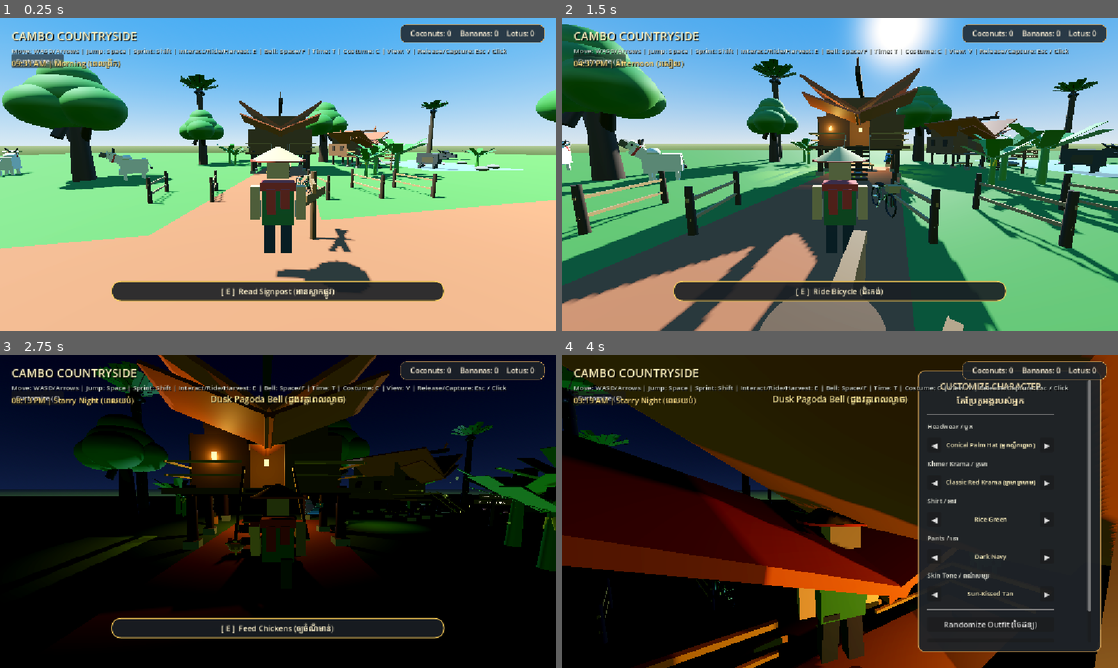
Above: before the commit, frames 1-4 (two rows, left to right).
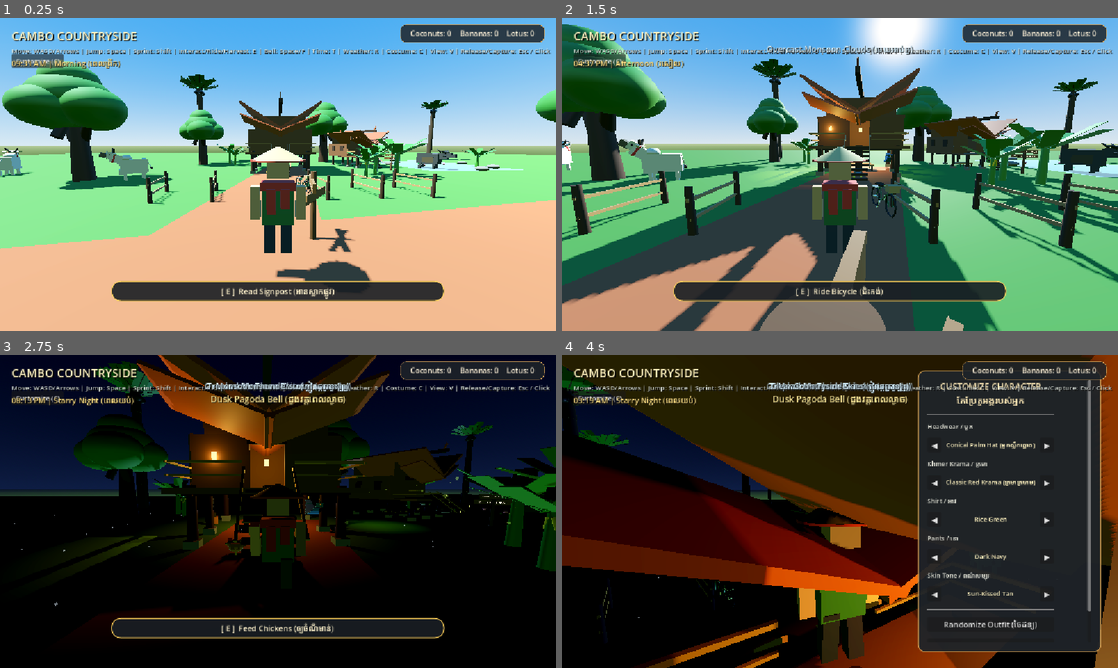
Above: after the commit, the same moments.

Repository: sreylinpo4-oss/cambo-countryside
Game: Godot game, scene res://Main.tscn
Two runs of this game, one before a commit and one after it. Both use one fixed random seed, a clock stepped at 60 frames per second and the inputs below.
Inputs (mouse positions are in pixels of both pictures, inside the frame that each line leads up to):
- Up to frame 1 (0.25 s): no input
- Up to frame 2 (1.5 s): tap Enter (ui_accept) at 0.5, 0.77, 1.07 s; move the mouse to (867, 174) at 0.52 s; hold Up (ui_up) from 0.53 s (still down); tap R at 0.6 s; click (867, 174) at 0.67 s; tap T at 0.8, 1.35 s; move the mouse to (812, 174) at 1.27 s; click (812, 174) at 1.42 s
- Up to frame 3 (2.75 s): keep holding Up (ui_up); tap Enter (ui_accept) at 1.52, 1.82 s; tap R at 1.55, 2.1 s; move the mouse to (289, 505) at 2.02 s; click (289, 505) at 2.17 s; tap T at 2.3 s
- Up to frame 4 (4 s): keep holding Up (ui_up); move the mouse to (834, 517) at 2.77 s; tap T at 2.85, 3.8 s; click (834, 517) at 2.92 s; tap Enter (ui_accept) at 3.02, 3.32, 3.77 s; tap R at 3.05 s; move the mouse to (878, 514) at 3.52 s; tap C at 3.6 s; click (878, 514) at 3.67 s

The runs differ from the first frame. In frame 1, 0.4% of the frame differs, in the area x 61-100%, y 9-12%; in frame 2, 0.8%; in frame 3, 0.8%; in frame 4, 0.8%, in the area x 13-100%, y 8-84%.

Commit message:
Step 2: Add Tropical Monsoon weather system with dynamic rain, splashes, synthesized thunder, lightning, and R key toggle

Diff:
--- a/main.gd
+++ b/main.gd
@@ -11,9 +11,11 @@
 const CountrysideFireflies = preload("res://scripts/fireflies.gd")
 const CountrysideSmokeFX = preload("res://scripts/smoke_fx.gd")
 const CountrysideSignpost = preload("res://scripts/signpost.gd")
+const WeatherSystem = preload("res://scripts/weather_system.gd")
 
 # Cambo Countryside - Main World Controller
 var day_night: DayNightCycle
+var weather: WeatherSystem
 var time_label: Label
 var player_ref: Node
 
@@ -21,8 +23,9 @@
 	# 1. Initialize Audio Synthesizer (SFX & Day/Night Ambiance)
 	AudioSynth.init_audio(self)
 
-	# 2. Setup Dynamic Day / Night Cycle
+	# 2. Setup Dynamic Day / Night Cycle & Tropical Weather
 	_setup_day_night()
+	_setup_weather()
 
 	# 3. Setup World Entities
 	_spawn_bicycle()
@@ -49,6 +52,16 @@
 
 	day_night.setup(dir_light, world_env)
 	day_night.time_changed.connect(_on_time_changed)
+
+
+func _setup_weather() -> void:
+	weather = WeatherSystem.new()
+	weather.name = "WeatherSystem"
+	add_child(weather)
+
+	var dir_light = get_node_or_null("DirectionalLight3D") as DirectionalLight3D
+	var world_env = get_node_or_null("WorldEnvironment") as WorldEnvironment
+	weather.setup(dir_light, world_env)
 
 
 func _on_time_changed(time_str: String, is_night: bool) -> void:
@@ -93,7 +106,7 @@
 	var hint = vbox.get_node_or_null("HintLabel") as Label
 	if hint:
 		hint.mouse_filter = Control.MOUSE_FILTER_IGNORE
-		hint.text = "Move: WASD/Arrows | Jump: Space | Sprint: Shift | Interact/Ride/Harvest: E | Bell: Space/F | Time: T | Costume: C | View: V | Release/Capture: Esc / Click"
+		hint.text = "Move: WASD/Arrows | Jump: Space | Sprint: Shift | Interact/Ride/Harvest: E | Bell: Space/F | Time: T | Weather: R | Costume: C | View: V | Release/Capture: Esc / Click"
 
 
 func _spawn_bicycle() -> void:
--- a/player.gd
+++ b/player.gd
@@ -678,6 +678,12 @@
 			var parent_node = get_parent()
 			if parent_node and parent_node.get("day_night") != null:
 				parent_node.day_night.advance_time(3.5)
+			return
+		elif event.keycode == KEY_R:
+			# Cycle weather (Clear -> Overcast -> Monsoon Rain -> Thunderstorm)
+			var parent_node = get_parent()
+			if parent_node and parent_node.get("weather") != null:
+				parent_node.weather.cycle_weather()
 			return
 
 	# When customizing, mouse drag spins the character
--- a/scripts/audio_synth.gd
+++ b/scripts/audio_synth.gd
@@ -6,6 +6,7 @@
 static var sfx_players: Array[AudioStreamPlayer] = []
 static var ambient_day_player: AudioStreamPlayer
 static var ambient_night_player: AudioStreamPlayer
+static var ambient_rain_player: AudioStreamPlayer
 
 const MIX_RATE: int = 22050
 
@@ -25,6 +26,8 @@
 	sound_cache["ambient_day"] = _synth_ambient_day()
 	sound_cache["ambient_night"] = _synth_ambient_night()
 	sound_cache["pagoda_bell"] = _synth_pagoda_bell()
+	sound_cache["rain"] = _synth_rain()
+	sound_cache["thunder"] = _synth_thunder()
 
 	# Create pool of AudioStreamPlayers
 	for i in range(8):
@@ -48,6 +51,14 @@
 	ambient_night_player.volume_db = -80.0
 	parent.add_child(ambient_night_player)
 	ambient_night_player.play()
+
+	# Ambient rain player
+	ambient_rain_player = AudioStreamPlayer.new()
+	ambient_rain_player.name = "Ambient_Rain"
+	ambient_rain_player.stream = sound_cache["rain"]
+	ambient_rain_player.volume_db = -80.0
+	parent.add_child(ambient_rain_player)
+	ambient_rain_player.play()
 
 
 static func play(sound_name: String, volume_db: float = -4.0, pitch_scale: float = 1.0) -> void:
@@ -79,6 +90,16 @@
 		ambient_night_player.volume_db = night_db
 
 
+static func update_rain(rain_factor: float) -> void:
+	if ambient_rain_player:
+		if rain_factor > 0.02:
+			if not ambient_rain_player.playing:
+				ambient_rain_player.play()
+			ambient_rain_player.volume_db = lerp(-50.0, -8.0, rain_factor)
+		else:
+			ambient_rain_player.volume_db = -80.0
+
+
 # --- Waveform Synthesizers ---
 
 static func _build_wav(total_samples: int, loop: bool = false) -> AudioStreamWAV:
@@ -408,3 +429,63 @@
 	var wav = _build_wav(total_samples)
 	wav.data = data
 	return wav
+
+
+static func _synth_rain() -> AudioStreamWAV:
+	# 4-second seamless looped tropical rain patter
+	var duration = 4.0
+	var total_samples = int(MIX_RATE * duration)
+	var data = PackedByteArray()
+	data.resize(total_samples * 2)
+
+	var last_val = 0.0
+	for i in range(total_samples):
+		# Low-pass pink noise filter for soft rainfall
+		var white = randf_range(-1.0, 1.0)
+		last_val = (last_val * 0.88) + (white * 0.12)
+
+		# Droplet patter clicks
+		var droplet = 0.0
+		if (i % 340) == 0 and randf() > 0.45:
+			droplet = randf_range(-0.4, 0.4)
+
+		var val = clampf(last_val * 0.65 + droplet * 0.35, -1.0, 1.0)
+		var ival = clampi(int(val * 28000.0), -32768, 32767)
+		var uval = ival if ival >= 0 else ival + 65536
+		data[i * 2] = uval & 0xFF
+		data[i * 2 + 1] = (uval >> 8) & 0xFF
+
+	var wav = _build_wav(total_samples, true)
+	wav.data = data
+	return wav
+
+
+static func _synth_thunder() -> AudioStreamWAV:
+	# Deep, reverberating tropical thunder rumble
+	var duration = 3.6
+	var total_samples = int(MIX_RATE * duration)
+	var data = PackedByteArray()
+	data.resize(total_samples * 2)
+
+	var low_state = 0.0
+	for i in range(total_samples):
+		var t = float(i) / MIX_RATE
+		var env = exp(-t * 0.88)
+
+		var white = randf_range(-1.0, 1.0)
+		low_state = (low_state * 0.93) + (white * 0.07)
+
+		# Sub-bass rumble frequencies (42Hz, 68Hz)
+		var sub1 = sin(2.0 * PI * 42.0 * t + sin(t * 14.0) * 0.7) * 0.55
+		var sub2 = sin(2.0 * PI * 68.0 * t) * 0.35
+
+		var val = (low_state * 1.6 + sub1 + sub2) * env
+		val = clampf(val * 0.62, -1.0, 1.0)
+		var ival = clampi(int(val * 32000.0), -32768, 32767)
+		var uval = ival if ival >= 0 else ival + 65536
+		data[i * 2] = uval & 0xFF
+		data[i * 2 + 1] = (uval >> 8) & 0xFF
+
+	var wav = _build_wav(total_samples)
+	wav.data = data
+	return wav
--- /dev/null
+++ b/scripts/weather_system.gd
@@ -0,0 +1,288 @@
+extends Node3D
+class_name WeatherSystem
+
+enum WeatherState {
+	CLEAR = 0,
+	OVERCAST = 1,
+	MONSOON_RAIN = 2,
+	THUNDERSTORM = 3
+}
+
+const AudioSynth = preload("res://scripts/audio_synth.gd")
+
+@export var current_weather: WeatherState = WeatherState.CLEAR
+@export var auto_change_weather: bool = true
+@export var change_interval: float = 180.0 # Change weather every ~3 mins automatically
+
+var weather_timer: float = 0.0
+var rain_intensity: float = 0.0 # 0.0 to 1.0 (smooth blend)
+var rain_particles: GPUParticles3D
+var splash_particles: GPUParticles3D
+var lightning_timer: float = 0.0
+var next_lightning_time: float = 8.0
+var is_flashing: bool = false
+var flash_timer: float = 0.0
+
+var dir_light: DirectionalLight3D
+var world_env: WorldEnvironment
+var original_light_energy: float = 1.35
+var original_light_color: Color = Color(1.0, 0.96, 0.88)
+
+var player_node: Node = null
+
+signal weather_changed(new_state: WeatherState, state_name: String)
+
+func _ready() -> void:
+	name = "WeatherSystem"
+	_create_rain_particles()
+	_create_splash_particles()
+
+
+func setup(p_light: DirectionalLight3D, p_env: WorldEnvironment) -> void:
+	dir_light = p_light
+	world_env = p_env
+	if dir_light:
+		original_light_energy = dir_light.light_energy
+		original_light_color = dir_light.light_color
+
+
+func _create_rain_particles() -> void:
+	rain_particles = GPUParticles3D.new()
+	rain_particles.name = "RainStreaks"
+	rain_particles.amount = 450
+	rain_particles.lifetime = 1.2
+	rain_particles.preprocess = 0.5
+	rain_particles.speed_scale = 1.2
+	rain_particles.explosiveness = 0.0
+	rain_particles.randomness = 0.3
+
+	var pmat := ParticleProcessMaterial.new()
+	pmat.emission_shape = ParticleProcessMaterial.EMISSION_SHAPE_BOX
+	pmat.emission_box_extents = Vector3(22.0, 1.0, 22.0)
+	# Falling fast with wind angle (South-East drift)
+	pmat.direction = Vector3(0.18, -1.0, 0.12).normalized()
+	pmat.spread = 4.0
+	pmat.initial_velocity_min = 22.0
+	pmat.initial_velocity_max = 28.0
+	pmat.color = Color(0.85, 0.92, 1.0, 0.55)
+	rain_particles.process_material = pmat
+
+	# Needle / streak mesh for realistic rain drops
+	var drop_mesh := CylinderMesh.new()
+	drop_mesh.top_radius = 0.012
+	drop_mesh.bottom_radius = 0.012
+	drop_mesh.height = 0.65
+	drop_mesh.radial_segments = 4
+
+	var mat := StandardMaterial3D.new()
+	mat.shading_mode = BaseMaterial3D.SHADING_MODE_UNSHADED
+	mat.albedo_color = Color(0.85, 0.92, 1.0, 0.45)
+	mat.transparency = BaseMaterial3D.TRANSPARENCY_ALPHA
+	drop_mesh.material = mat
+	rain_particles.draw_pass_1 = drop_mesh
+
+	rain_particles.emitting = false
+	add_child(rain_particles)
+
+
+func _create_splash_particles() -> void:
+	splash_particles = GPUParticles3D.new()
+	splash_particles.name = "RainSplashes"
+	splash_particles.amount = 180
+	splash_particles.lifetime = 0.35
+	splash_particles.explosiveness = 0.0
+	splash_particles.randomness = 0.5
+
+	var pmat := ParticleProcessMaterial.new()
+	pmat.emission_shape = ParticleProcessMaterial.EMISSION_SHAPE_BOX
+	pmat.emission_box_extents = Vector3(20.0, 0.1, 20.0)
+	pmat.direction = Vector3(0, 1, 0)
+	pmat.spread = 60.0
+	pmat.initial_velocity_min = 1.2
+	pmat.initial_velocity_max = 2.4
+	pmat.gravity = Vector3(0, -9.8, 0)
+	pmat.color = Color(0.88, 0.94, 1.0, 0.45)
+	splash_particles.process_material = pmat
+
+	var sp_mesh := SphereMesh.new()
+	sp_mesh.radius = 0.03
+	sp_mesh.height = 0.06
+	sp_mesh.radial_segments = 4
+	sp_mesh.rings = 3
+
+	var mat := StandardMaterial3D.new()
+	mat.shading_mode = BaseMaterial3D.SHADING_MODE_UNSHADED
+	mat.albedo_color = Color(0.88, 0.94, 1.0, 0.4)
+	mat.transparency = BaseMaterial3D.TRANSPARENCY_ALPHA
+	sp_mesh.material = mat
+	splash_particles.draw_pass_1 = sp_mesh
+
+	splash_particles.emitting = false
+	add_child(splash_particles)
+
+
+func _process(delta: float) -> void:
+	# Keep rain volume centered around player camera
+	if not player_node or not is_instance_valid(player_node):
+		player_node = get_tree().get_first_node_in_group("player")
+		if not player_node:
+			var root = get_tree().current_scene
+			if root and root.has_node("player"):
+				player_node = root.get_node("player")
+
+	if player_node and is_instance_valid(player_node):
+		var target_pos = player_node.global_position
+		if rain_particles:
+			rain_particles.global_position = Vector3(target_pos.x, target_pos.y + 14.0, target_pos.z)
+		if splash_particles:
+			splash_particles.global_position = Vector3(target_pos.x, 0.05, target_pos.z)
+
+	# Automatic weather cycle
+	if auto_change_weather:
+		weather_timer += delta
+		if weather_timer >= change_interval:
+			weather_timer = 0.0
+			_next_random_weather()
+
+	# Target rain intensity based on state
+	var target_intensity = 0.0
+	match current_weather:
+		WeatherState.CLEAR:
+			target_intensity = 0.0
+		WeatherState.OVERCAST:
+			target_intensity = 0.05
+		WeatherState.MONSOON_RAIN:
+			target_intensity = 0.75
+		WeatherState.THUNDERSTORM:
+			target_intensity = 1.0
+
+	rain_intensity = move_toward(rain_intensity, target_intensity, delta * 0.45)
+
+	# Update particle emissions
+	var is_raining = rain_intensity > 0.15
+	if rain_particles:
+		rain_particles.emitting = is_raining
+		var pmat = rain_particles.process_material as ParticleProcessMaterial
+		if pmat:
+			pmat.color.a = rain_intensity * 0.65
+	if splash_particles:
+		splash_particles.emitting = rain_intensity > 0.35
+
+	# Update Audio
+	AudioSynth.update_rain(rain_intensity)
+
+	# Lightning & Thunder in Thunderstorm
+	if current_weather == WeatherState.THUNDERSTORM:
+		_process_thunderstorm(delta)
+
+	# Lightning flash decay
+	if is_flashing:
+		flash_timer -= delta
+		if flash_timer <= 0.0:
+			is_flashing = false
+			_reset_lightning_flash()
+
+
+func _process_thunderstorm(delta: float) -> void:
+	lightning_timer += delta
+	if lightning_timer >= next_lightning_time:
+		lightning_timer = 0.0
+		next_lightning_time = randf_range(7.0, 16.0)
+		_trigger_lightning()
+
+
+func _trigger_lightning() -> void:
+	is_flashing = true
+	flash_timer = randf_range(0.08, 0.18)
+
+	# Intense blue-white sky and light burst
+	if dir_light:
+		dir_light.light_color = Color(0.9, 0.95, 1.0)
+		dir_light.light_energy = 4.2
+
+	# Delayed thunder boom based on distance (0.4s to 1.2s delay)
+	var delay = randf_range(0.4, 1.2)
+	var tw = create_tween()
+	tw.tween_interval(delay)
+	tw.tween_callback(func(): AudioSynth.play("thunder", 4.0, randf_range(0.92, 1.08)))
+
+
+func _reset_lightning_flash() -> void:
+	if dir_light:
+		# Return to stormy dimmed lighting
+		dir_light.light_color = Color(0.68, 0.72, 0.82)
+		dir_light.light_energy = 0.65
+
+
+func cycle_weather() -> void:
+	var next_val = (int(current_weather) + 1) % 4
+	set_weather(WeatherState.values()[next_val])
+
+
+func set_weather(new_state: WeatherState) -> void:
+	current_weather = new_state
+	weather_timer = 0.0
+
+	var title = ""
+	match current_weather:
+		WeatherState.CLEAR:
+			title = "Clear Countryside Skies (មេឃស្រឡះ)"
+			if dir_light:
+				dir_light.light_color = original_light_color
+				dir_light.light_energy = original_light_energy
+		WeatherState.OVERCAST:
+			title = "Overcast Monsoon Clouds (មេឃអាប់អួ)"
+			if dir_light:
+				dir_light.light_color = Color(0.78, 0.80, 0.85)
+				dir_light.light_energy = 0.95
+		WeatherState.MONSOON_RAIN:
+			title = "Tropical Monsoon Rain (ភ្លៀងរដូវវស្សា)"
+			if dir_light:
+				dir_light.light_color = Color(0.70, 0.74, 0.82)
+				dir_light.light_energy = 0.75
+		WeatherState.THUNDERSTORM:
+			title = "Monsoon Thunderstorm (ផ្គររន្ទះ)"
+			if dir_light:
+				dir_light.light_color = Color(0.65, 0.70, 0.80)
+				dir_light.light_energy = 0.65
+
+	_show_weather_banner(title)
+	weather_changed.emit(current_weather, title)
+
+
+func _next_random_weather() -> void:
+	var pool = [WeatherState.CLEAR, WeatherState.OVERCAST, WeatherState.MONSOON_RAIN, WeatherState.THUNDERSTORM]
+	pool.shuffle()
+	var pick = pool[0]
+	if pick == current_weather:
+		pick = pool[1]
+	set_weather(pick)
+
+
+func _show_weather_banner(title: String) -> void:
+	var root = get_parent()
+	if not root:
+		return
+	var hud = root.get_node_or_null("HUD")
+	if not hud:
+		return
+
+	var banner = Label.new()
+	banner.text = title
+	banner.horizontal_alignment = HORIZONTAL_ALIGNMENT_CENTER
+	banner.add_theme_font_size_override("font_size", 17)
+	banner.add_theme_color_override("font_color", Color(0.85, 0.95, 1.0))
+	banner.add_theme_color_override("font_shadow_color", Color(0, 0, 0, 0.85))
+	banner.add_theme_constant_override("shadow_offset_x", 1)
+	banner.add_theme_constant_override("shadow_offset_y", 1)
+	banner.mouse_filter = Control.MOUSE_FILTER_IGNORE
+	banner.set_anchors_preset(Control.PRESET_CENTER_TOP)
+	banner.anchor_left = 0.25
+	banner.anchor_right = 0.75
+	banner.anchor_top = 0.08
+	hud.add_child(banner)
+
+	var tw = hud.create_tween()
+	tw.tween_interval(3.0)
+	tw.tween_property(banner, "modulate:a", 0.0, 1.2)
+	tw.tween_callback(banner.queue_free)
Not shown, added: scripts/fireflies.gd.uid
Not shown, added: scripts/signpost.gd.uid
Not shown, added: scripts/smoke_fx.gd.uid
